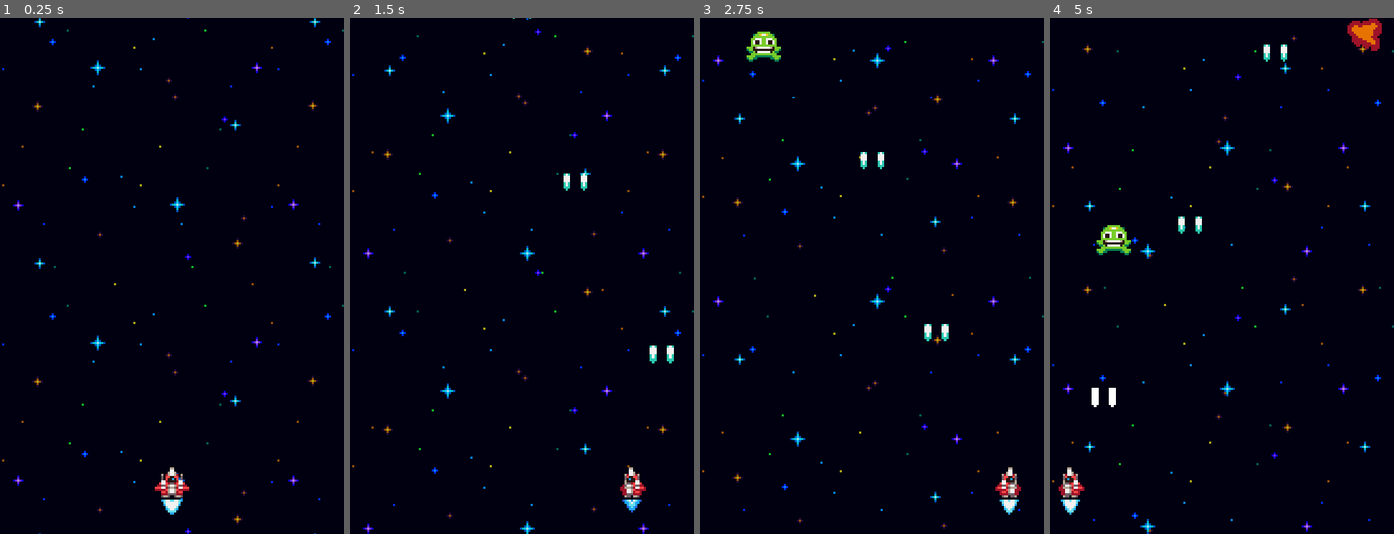
Above: before the commit, frames 1-4 (left to right).
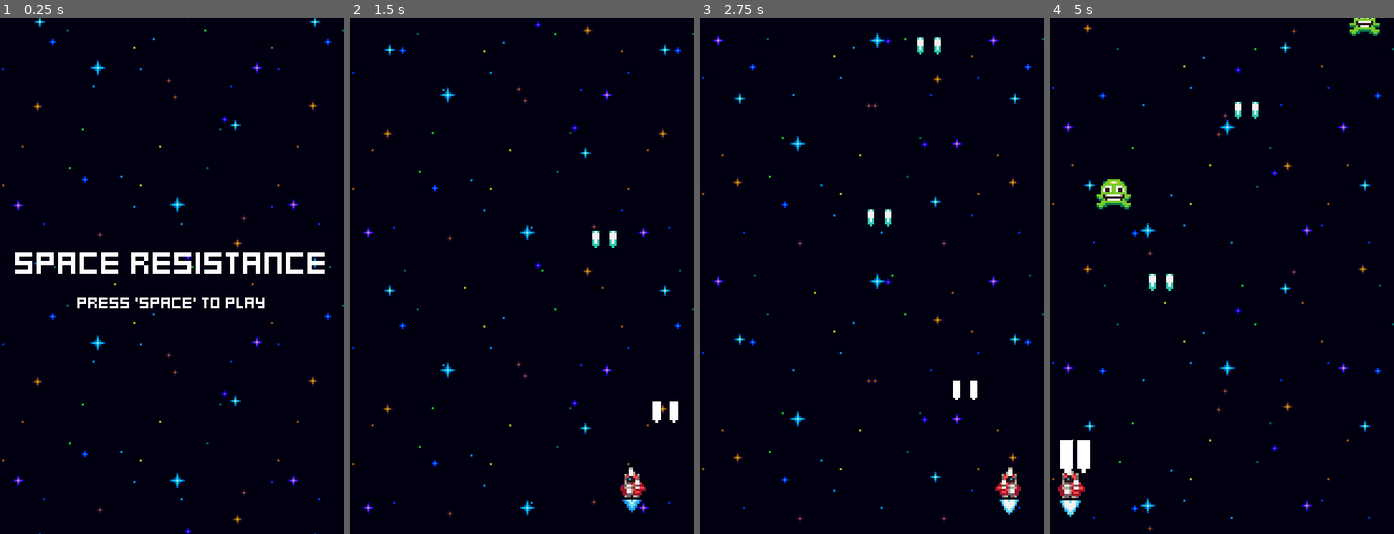
Above: after the commit, the same moments.

Repository: jaq-czaplin/Space-Resistance
Game: Godot game, scene res://Menus/Menu.tscn
The game is run twice, just before and just after one commit, with the same random seed, the same clock (stepped at 60 frames per second) and the same inputs. Before the commit the project starts from res://game.tscn.
Inputs:
- Up to frame 1 (0.25 s): no input
- Up to frame 2 (1.5 s): tap Space (accept, bound only after the commit) at 0.5, 0.6, 1.35 s; hold Right (move_right) 0.53-1.28 s; hold Left (move_left) from 1.28 s (still down)
- Up to frame 3 (2.75 s): release Left (move_left) at 2.03 s; hold Right (move_right) from 2.03 s (still down); tap Space (accept, bound only after the commit) at 2.1 s
- Up to frame 4 (5 s): tap Space (accept, bound only after the commit) at 2.85, 3.6, 4.35 s; release Right (move_right) at 3.53 s; hold Left (move_left) from 3.53 s (still down)

The runs differ from the first frame. In frame 1, 2.9% of the frame differs, in the area x 4-95%, y 45-97%; in frame 2, 2.5%; in frame 3, 3.0%; in frame 4, 4.4%, in the area x 0-100%, y 0-100%.

Commit message:
Created main menu

Diff:
--- /dev/null
+++ b/Menus/Menu.gd
@@ -0,0 +1,5 @@
+class_name Menu extends Control
+
+func _process(_delta: float) -> void:
+	if Input.is_action_just_pressed("accept"):
+		get_tree().change_scene_to_file("res://Game.tscn")
--- /dev/null
+++ b/Menus/Menu.tscn
@@ -0,0 +1,39 @@
+[gd_scene load_steps=5 format=3 uid="uid://crxjupamxtymd"]
+
+[ext_resource type="PackedScene" uid="uid://bno1kjwrxm1sx" path="res://effects/SpaceBackground.tscn" id="1_8yqy7"]
+[ext_resource type="Script" path="res://Menus/Menu.gd" id="1_gfp75"]
+[ext_resource type="LabelSettings" uid="uid://1av7w07sc7gt" path="res://assets/fonts/title_label_settings.tres" id="2_eplfi"]
+[ext_resource type="LabelSettings" uid="uid://cq1ys1a5mlx1a" path="res://assets/fonts/default_label_settings.tres" id="3_qi0wp"]
+
+[node name="Menu" type="Control"]
+layout_mode = 3
+anchors_preset = 15
+anchor_right = 1.0
+anchor_bottom = 1.0
+grow_horizontal = 2
+grow_vertical = 2
+script = ExtResource("1_gfp75")
+
+[node name="SpaceBackground" parent="." instance=ExtResource("1_8yqy7")]
+
+[node name="CenterContainer" type="CenterContainer" parent="."]
+layout_mode = 1
+anchors_preset = 15
+anchor_right = 1.0
+anchor_bottom = 1.0
+grow_horizontal = 2
+grow_vertical = 2
+
+[node name="VBoxContainer" type="VBoxContainer" parent="CenterContainer"]
+layout_mode = 2
+
+[node name="TitleLabel" type="Label" parent="CenterContainer/VBoxContainer"]
+layout_mode = 2
+text = "Space Resistance"
+label_settings = ExtResource("2_eplfi")
+
+[node name="StartLabel" type="Label" parent="CenterContainer/VBoxContainer"]
+layout_mode = 2
+text = "Press 'SPACE' to play"
+label_settings = ExtResource("3_qi0wp")
+horizontal_alignment = 1
--- /dev/null
+++ b/assets/fonts/default_label_settings.tres
@@ -0,0 +1,7 @@
+[gd_resource type="LabelSettings" load_steps=2 format=3 uid="uid://cq1ys1a5mlx1a"]
+
+[ext_resource type="FontFile" uid="uid://b8wakmkckugmm" path="res://assets/fonts/kenney_mini_square.ttf" id="1_q2vai"]
+
+[resource]
+font = ExtResource("1_q2vai")
+font_size = 8
--- /dev/null
+++ b/assets/fonts/title_label_settings.tres
@@ -0,0 +1,6 @@
+[gd_resource type="LabelSettings" load_steps=2 format=3 uid="uid://1av7w07sc7gt"]
+
+[ext_resource type="FontFile" uid="uid://b8wakmkckugmm" path="res://assets/fonts/kenney_mini_square.ttf" id="1_inx1u"]
+
+[resource]
+font = ExtResource("1_inx1u")
--- a/project.godot
+++ b/project.godot
@@ -11,7 +11,7 @@
 [application]
 
 config/name="Space Resistance"
-run/main_scene="res://Game.tscn"
+run/main_scene="res://Menus/Menu.tscn"
 config/features=PackedStringArray("4.2", "Mobile")
 config/icon="res://assets/icon.svg"
 
@@ -37,6 +37,12 @@
 , Object(InputEventKey,"resource_local_to_scene":false,"resource_name":"","device":-1,"window_id":0,"alt_pressed":false,"shift_pressed":false,"ctrl_pressed":false,"meta_pressed":false,"pressed":false,"keycode":0,"physical_keycode":68,"key_label":0,"unicode":100,"echo":false,"script":null)
 ]
 }
+accept={
+"deadzone": 0.5,
+"events": [Object(InputEventKey,"resource_local_to_scene":false,"resource_name":"","device":-1,"window_id":0,"alt_pressed":false,"shift_pressed":false,"ctrl_pressed":false,"meta_pressed":false,"pressed":false,"keycode":0,"physical_keycode":32,"key_label":0,"unicode":32,"echo":false,"script":null)
+, Object(InputEventKey,"resource_local_to_scene":false,"resource_name":"","device":-1,"window_id":0,"alt_pressed":false,"shift_pressed":false,"ctrl_pressed":false,"meta_pressed":false,"pressed":false,"keycode":0,"physical_keycode":4194309,"key_label":0,"unicode":0,"echo":false,"script":null)
+]
+}
 
 [layer_names]
 
